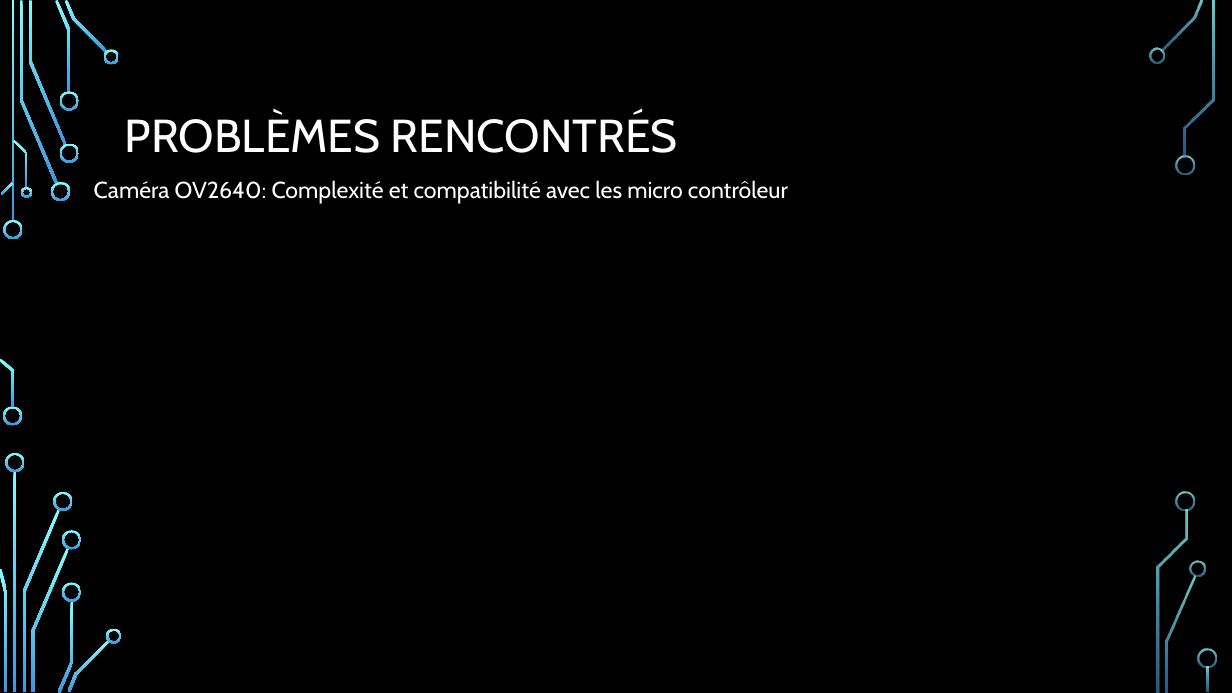
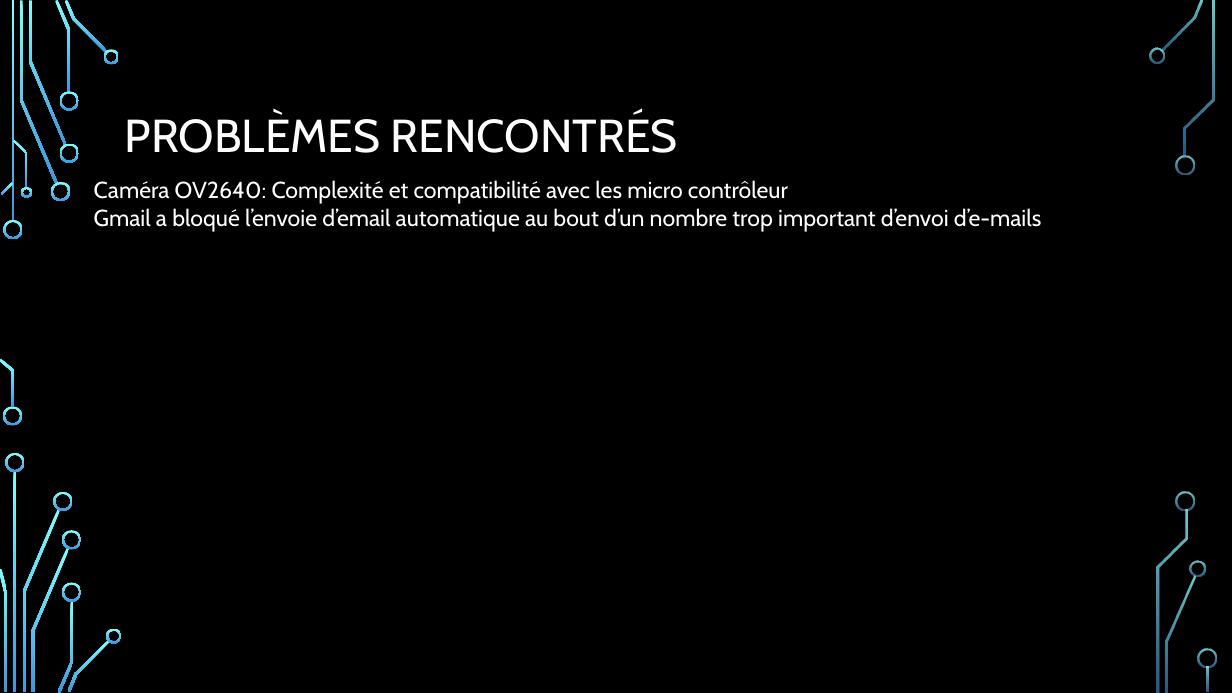
Before and after one commit to willybox/IOT, a slide deck: slide 4 of doc/Détection d'intrusion.pptx. Drawn at 1232x693 pixels with LibreOffice and Linux fonts; fonts in the diff are those of the drawing; background and template pictures are left out. Boxes give left, top, right and bottom in pixels: in the first picture for what was removed or moved away, otherwise in the second. Text is boxed around its words. In the diff, an @@ line names an element or a change of style, - is before the commit and + after.

```diff
--- a/doc/Détection d'intrusion.pptx
+++ b/doc/Détection d'intrusion.pptx
@@ text at bbox=[94, 208, 1042, 232]: paragraph added @@
+Gmail a bloqué l’envoie d’email automatique au bout d’un nombre trop important d’envoi d’e-mails
```
Also in this commit, not shown: 1 other slide changed, 1 other file.
